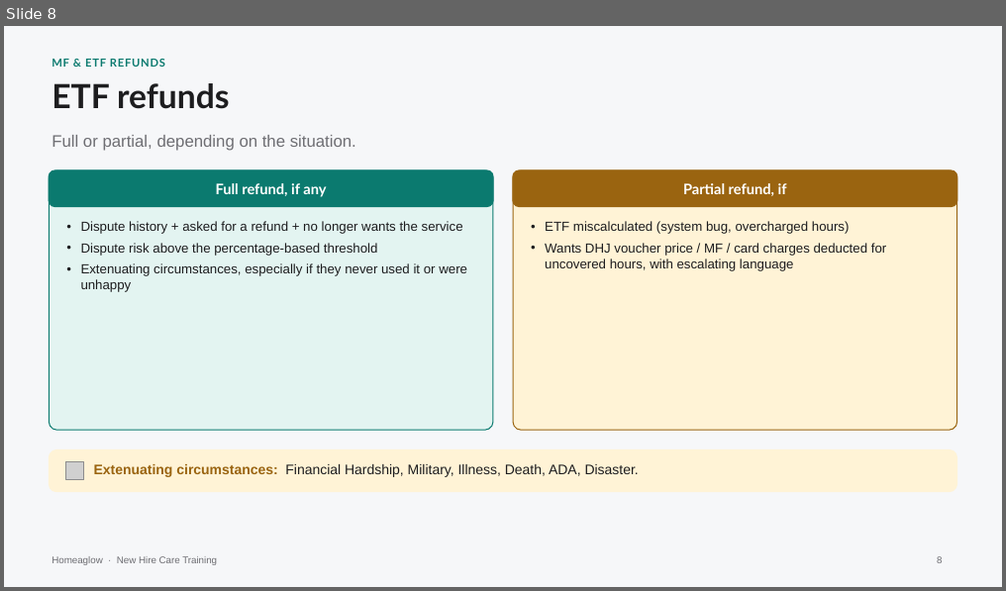
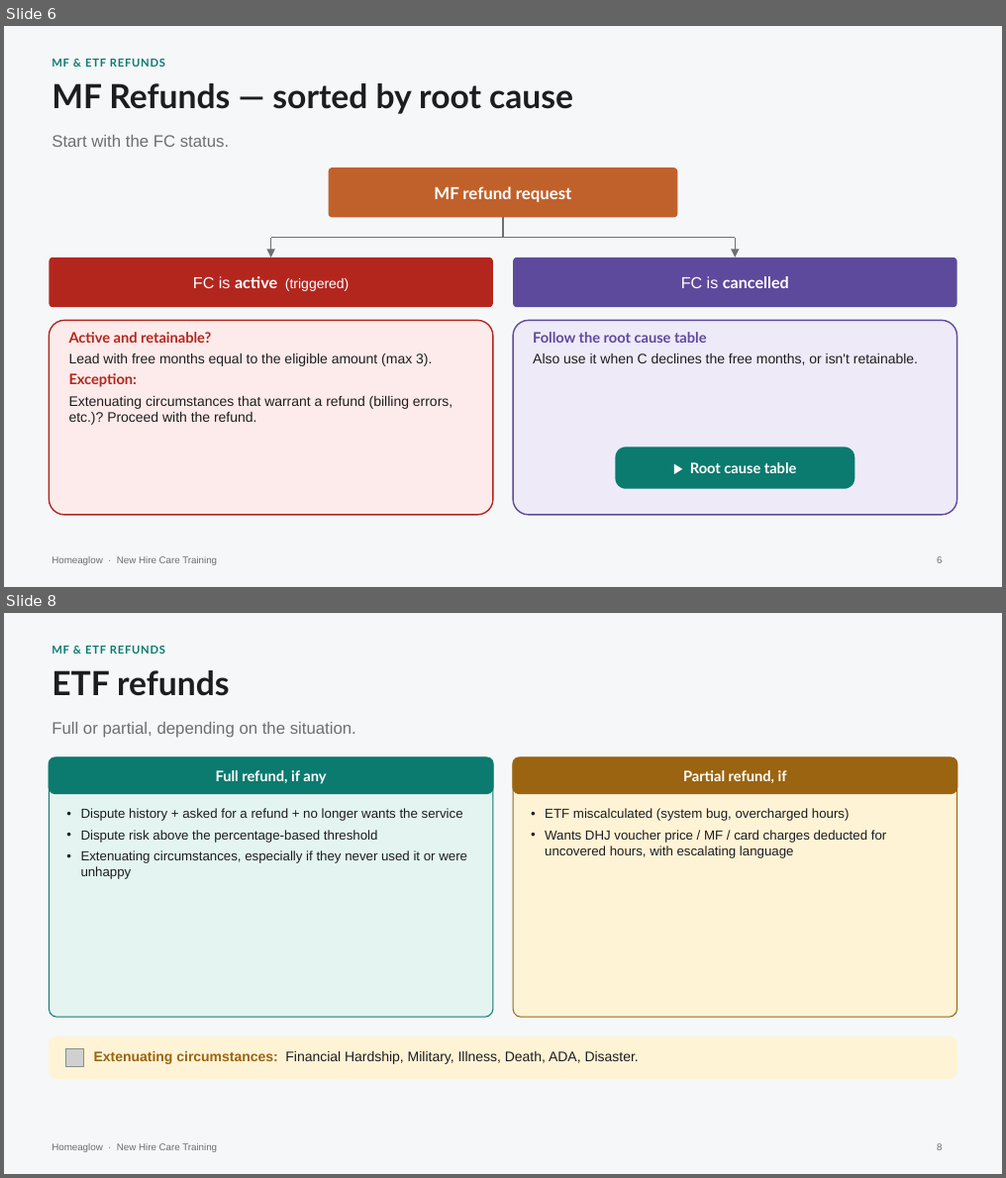
Before and after one commit to anjulimichelle/training, a slide deck: refunds-abuse-duplicates-bulk/refunds-abuse-duplicates-bulk.pptx. Shown one above the other, each under a label of ours: slide 8 before the commit, slides 6 and 8 after it; the slides between them are not shown. The pictures are 1006x591 and 1006x1178 pixels, drawn with LibreOffice and Linux fonts; fonts in the diff are those of the drawing; grey boxes stand for pictures. Boxes give left, top, right and bottom in pixels: in the first picture for what was removed or moved away, otherwise in the second. Text is boxed around its words. In the diff, an @@ line names an element or a change of style, - is before the commit and + after.

```diff
--- a/refunds-abuse-duplicates-bulk/refunds-abuse-duplicates-bulk.pptx
+++ b/refunds-abuse-duplicates-bulk/refunds-abuse-duplicates-bulk.pptx
@@ slide 6 added at <box>4,26,1002,587</box>, background #F6F7F9; not listed: 1 template element that a slide beside it also shows @@
@@ text added at <box>52,59,165,67</box>, 8 pt, text #0B7A6F, bold @@
+MF & ETF REFUNDS
@@ text added at <box>52,83,573,114</box>, 24 pt, text #1D1D1F, bold @@
+MF Refunds — sorted by root cause
@@ text added at <box>52,135,229,147</box>, 12 pt, text #6E6E73 @@
+Start with the FC status.
@@ rounded rectangle added at <box>329,168,677,218</box>, fill #C0612B, 12 pt, text #FFFFFF, bold @@
+MF refund request
@@ line added from (503, 218) to (503, 238), #6E6E73 1 pt @@
@@ rounded rectangle added at <box>49,258,493,307</box>, fill #B3261E, 10 pt, text #FFFFFF @@
+FC is active (triggered)
@@ line added from (270, 238) to (736, 238), #6E6E73 1 pt @@
@@ arrow added from (270, 238) to (270, 258), #6E6E73 1 pt @@
@@ rounded rectangle added at <box>513,258,957,307</box>, fill #5E4A9C, 11.5 pt, text #FFFFFF, bold @@
+FC is cancelled
@@ arrow added from (736, 238) to (736, 258), #6E6E73 1 pt @@
@@ rounded rectangle added at <box>49,320,493,515</box>, fill #FCEBEA, outline #B3261E 1 pt @@
@@ rounded rectangle added at <box>513,320,957,515</box>, fill #EEEAF8, outline #5E4A9C 1 pt @@
@@ text added at <box>69,332,452,425</box>, 10 pt, text #1D1D1F @@
+Active and retainable?
+Lead with free months equal to the eligible amount (max 3).
+Exception:
+Extenuating circumstances that warrant a refund (billing errors, etc.)? Proceed with the refund.
@@ text added at <box>533,332,918,366</box>, 10 pt, text #1D1D1F @@
+Follow the root cause table
+Also use it when C declines the free months, or isn't retainable.
@@ rounded rectangle added at <box>615,447,854,489</box>, fill #0B7A6F, 10.5 pt, text #FFFFFF, bold @@
+▶ Root cause table
@@ page number added at <box>937,557,942,564</box>, 7 pt, text #6E6E73 @@
+6
```
Also in this commit, not shown: 3 slides changed, 1 slide removed, 1 other file.
